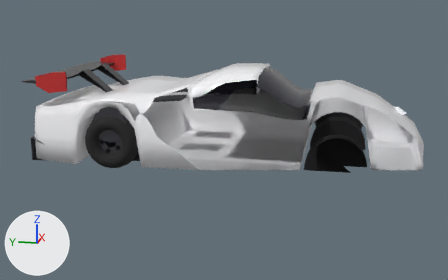
The glTF model assets/gt3.glb: old version first, new version second.
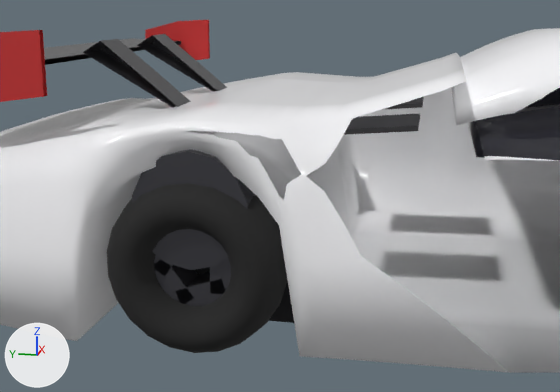
Each version appears first whole from a 50 mm lens placed at (-7.61, -1.39, 2.09), pointed at (-0.72, -0.01, 0.37), and next in a close-up from a 50 mm lens placed at (-3.41, 0.49, 1.23), pointed at (-0.16, 1.14, 0.41). Lighting does not change. The marker at lower left points along +X, +Y and +Z. The first two pictures are the older version. Everything nearer to the camera than a plane just in front of the edit is cut away.

In view in the first close-up: 'gt3_archliner_rl', 'gt3_body', 'gt3_deck_louvers_1', 'gt3_deck_louvers_2', 'gt3_glass', 'gt3_rim_rl', 'gt3_roof', 'gt3_wheel_rl', 'gt3_wing', 'gt3_wing_endplate_l', 'gt3_wing_endplate_r', 'gt3_wing_pylon_l', 'gt3_wing_pylon_r'.
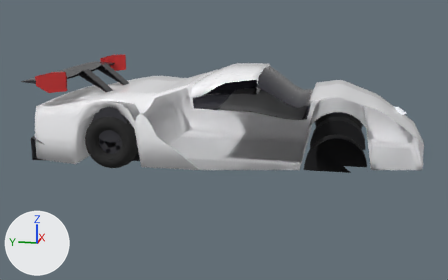
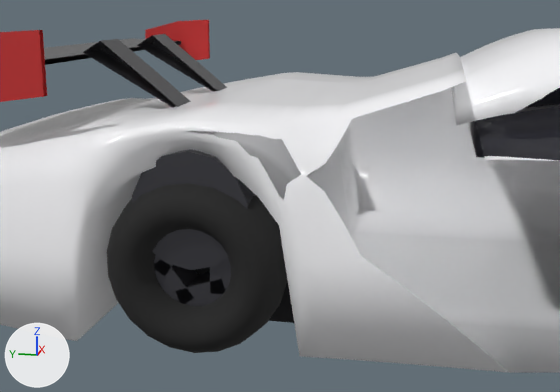
Boxes [x1, y1, x2, y2] around the edits, measured in the close-ups (560 x 392 px):
'gt3_deck_louvers_1', deleted
    before: [344, 114, 420, 135]
'gt3_deck_louvers_2', deleted
    before: [382, 97, 424, 110]

The edits, one by one:
Object 'gt3_deck_louvers_1' (ob_gt3_deck_louvers_1) is deleted.
Object 'gt3_deck_louvers_2' (ob_gt3_deck_louvers_2) is deleted.
